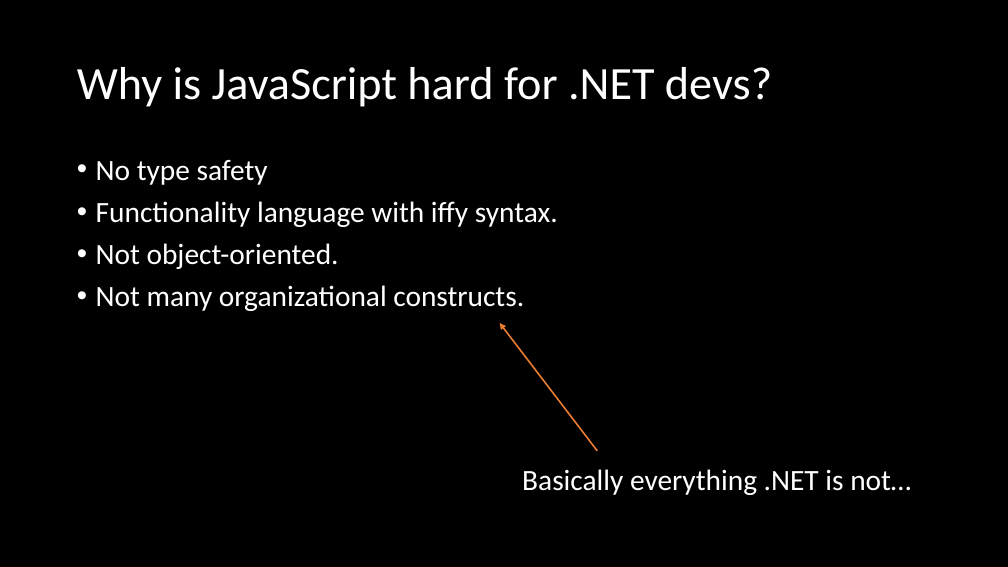
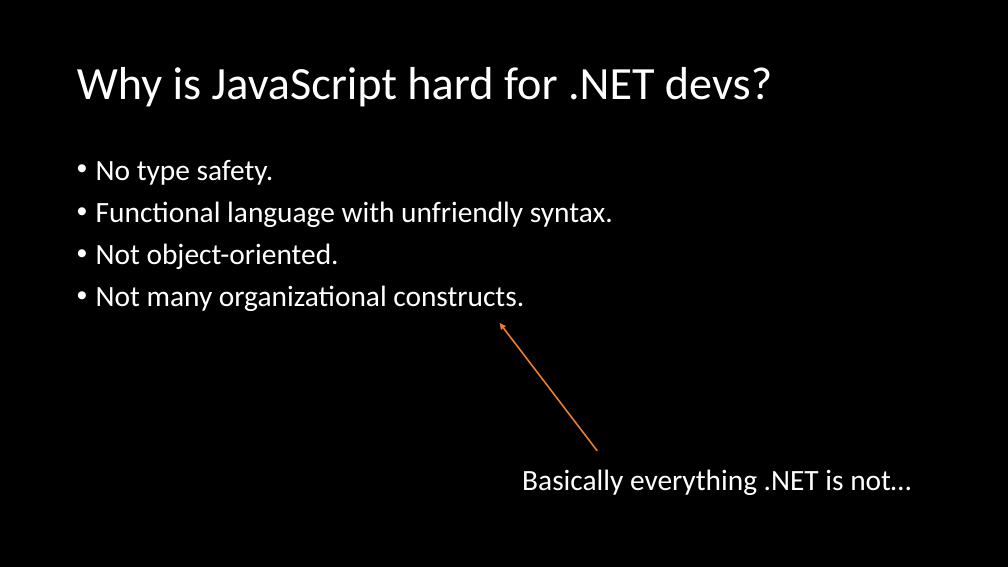
Before and after one commit to mikecole/Presentations, a slide deck: slide 3 of TypeScript for the .NET Developer/CRINETA 20150406/TypeScript for the .NET Developer.pptx. Drawn at 1008x567 pixels with LibreOffice and Linux fonts; fonts in the diff are those of the drawing. Boxes give left, top, right and bottom in pixels: in the first picture for what was removed or moved away, otherwise in the second. Text is boxed around its words. In the diff, an @@ line names an element or a change of style, - is before the commit and + after.

Commit message:
Fixed typo.

```diff
--- a/TypeScript for the .NET Developer/CRINETA 20150406/TypeScript for the .NET Developer.pptx
+++ b/TypeScript for the .NET Developer/CRINETA 20150406/TypeScript for the .NET Developer.pptx
@@ text at (x1=96, y1=160, x2=613, y2=227): text changed @@
-• No type safety
-• Functionality language with iffy syntax.
+• No type safety.
+• Functional language with unfriendly syntax.
```
